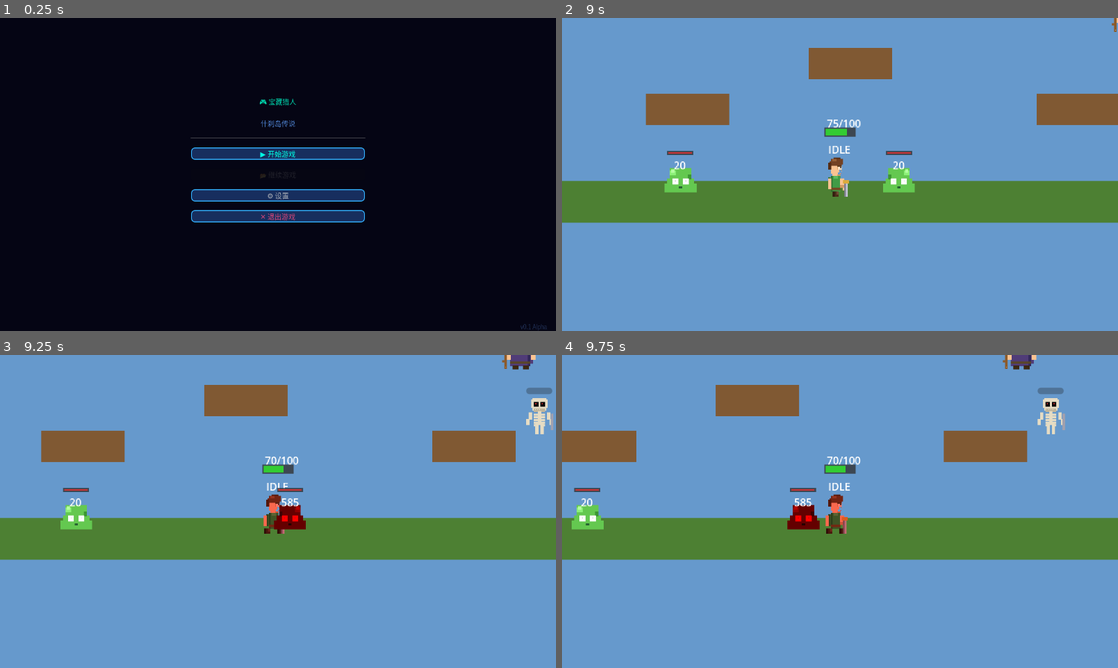
Above: before the commit, frames 1-4 (two rows, left to right).
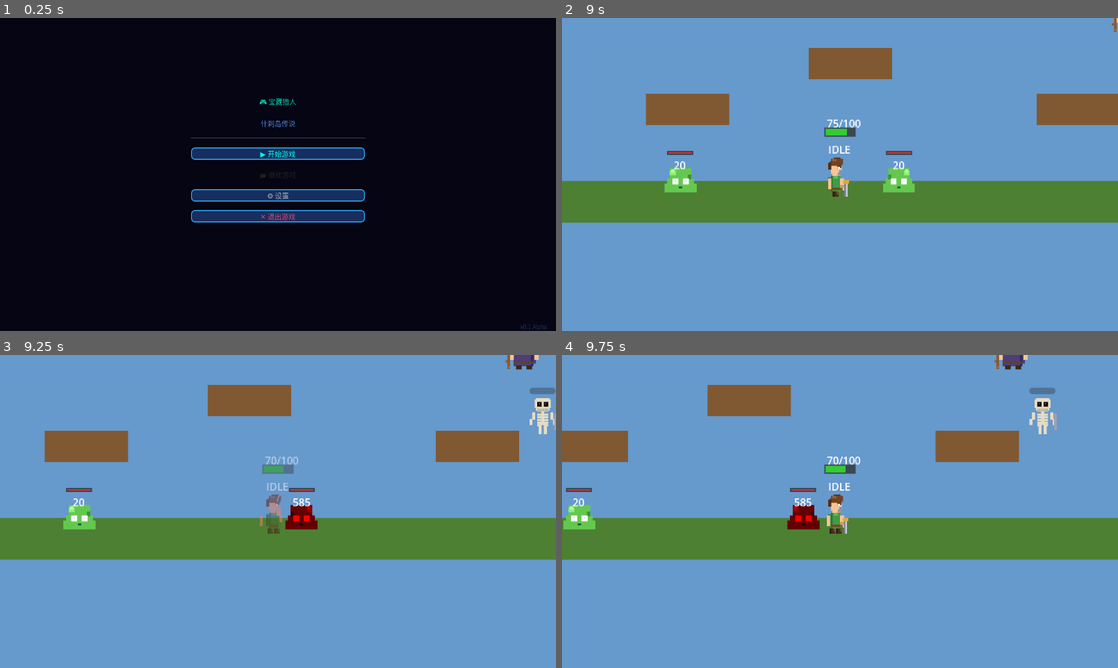
Above: after the commit, the same moments.

Repository: wenzy-tech/godot-adventure
Game: Godot game, scene res://Levels/TitleScreen.tscn
Two runs of this game, one before a commit and one after it. Both use one fixed random seed, a clock stepped at 60 frames per second and the inputs below.
Inputs:
- Up to frame 1 (0.25 s): no input
- Up to frame 2 (9 s): click "▶ 开始游戏" at 0.5 s; tap Enter at 1.25 s; hold D 1.28-2.78 s; tap J every 1.5 s from 1.35 to 8.85 s; tap W at 1.52, 2.27, 3.77, 4.52, 5.27, 6.77, 7.52, 8.27 s; tap Shift every 1.5 s from 2.1 to 8.1 s; hold A 2.78-3.53 s; hold D 3.53-5.03 s; hold A 5.03-5.78 s; hold D 5.78-6.53 s; hold A 6.53-8.03 s; tap Space at 8 s; hold D from 8.03 s (still down)
- Up to frame 3 (9.25 s): keep holding D
- Up to frame 4 (9.75 s): keep holding D; tap Shift at 9.6 s

Frames 1-2 are identical in both runs. In frame 3, 2.2% of the frame differs, in the area x 7-100%, y 0-58%; in frame 4, 2.2%.

Commit message:
Fix: set knockback_force to 5.0

Diff:
--- a/Enemies/BaseEnemy.gd
+++ b/Enemies/BaseEnemy.gd
@@ -10,7 +10,7 @@
 @export var move_speed: float = 100.0
 @export var detection_range: float = 200.0
 @export var attack_range: float = 50.0
-@export var knockback_force: float = 0.3
+@export var knockback_force: float = 5.0
 
 var current_hp: int
 var is_alive: bool = true
